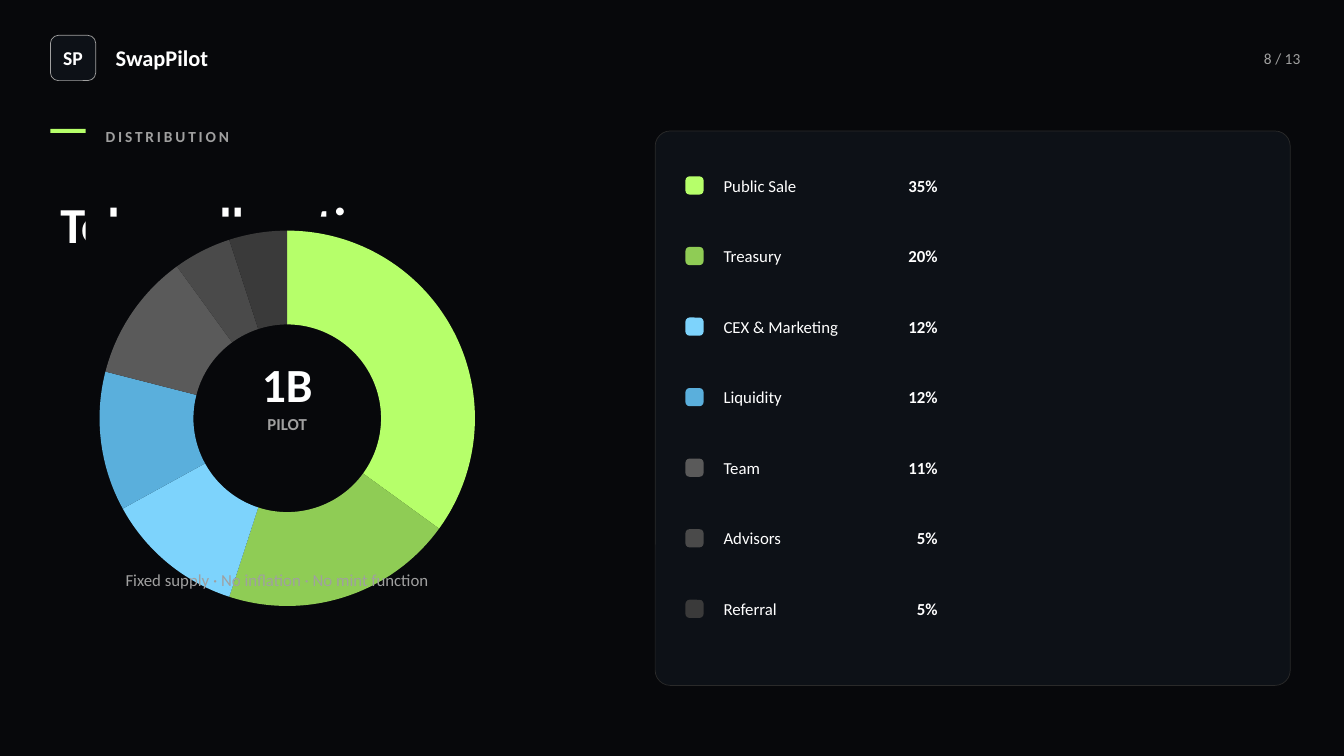
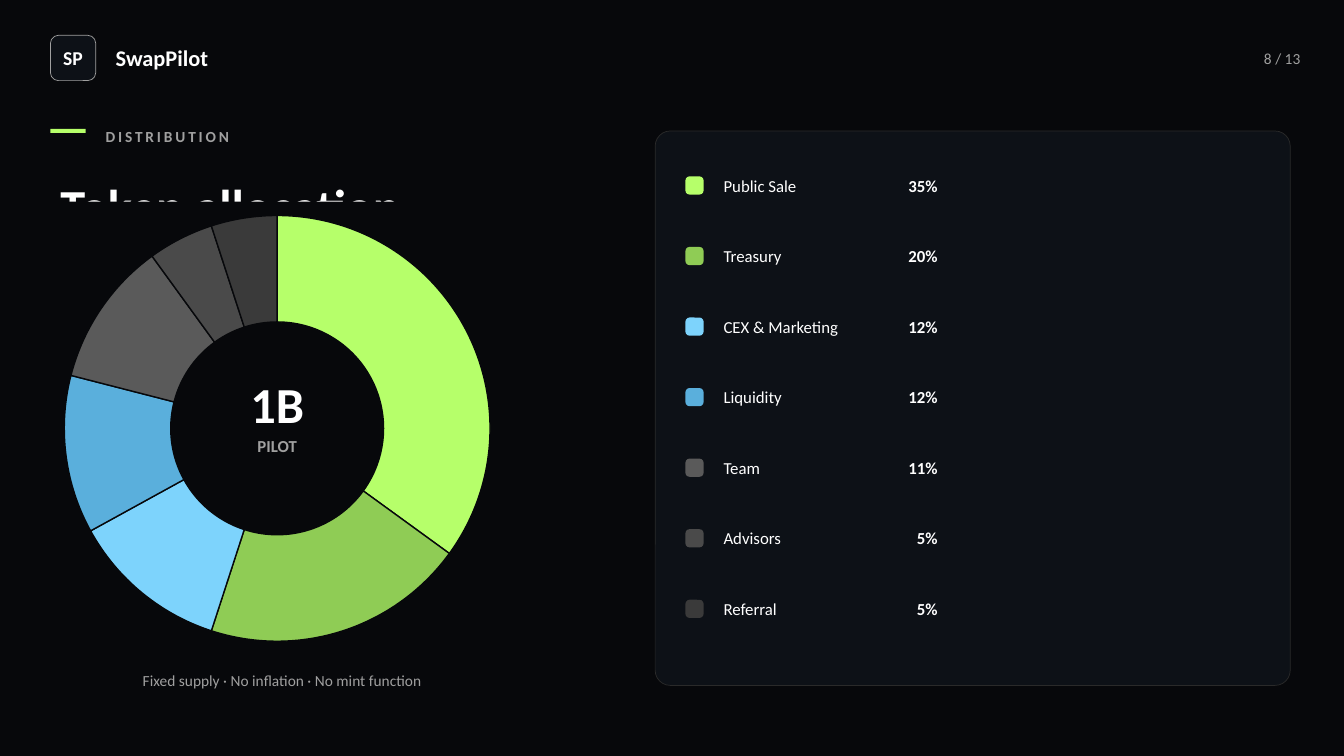
Before and after one commit to BacBacta/SwapPilot, a slide deck: slide 8 of pitch-deck/SwapPilot-Professional-PitchDeck.pptx. Drawn at 1344x756 pixels with LibreOffice and Linux fonts; fonts in the diff are those of the drawing. Boxes give left, top, right and bottom in pixels: in the first picture for what was removed or moved away, otherwise in the second. Text is boxed around its words. In the diff, an @@ line names an element or a change of style, - is before the commit and + after.

Commit message:
fix(pitch-deck): correct overlays slides 3/6/13 + fix allocation chart colors slide 8

```diff
--- a/pitch-deck/SwapPilot-Professional-PitchDeck.pptx
+++ b/pitch-deck/SwapPilot-Professional-PitchDeck.pptx
@@ text "Token allocation": place and size @@
-text "Token allocation" at [60, 207, 400, 255]
+text "Token allocation" at [60, 189, 400, 237]
@@ doughnut chart at [50, 202, 504, 655] @@
@@ hole size changed @@
@@ doughnut chart: place and size @@
-doughnut chart at [86, 217, 489, 620]
+doughnut chart at [50, 202, 504, 655]
@@ text "1B": place and size @@
-text "1B" at [262, 371, 313, 402]
+text "1B" at [250, 390, 304, 423]
@@ text "1B" at [250, 390, 304, 423]: size 34 to 36 pt @@
@@ text "PILOT": place and size @@
-text "PILOT" at [267, 419, 306, 430]
+text "PILOT" at [257, 441, 296, 452]
@@ text "Fixed supply · No inflation ...": place and size @@
-text "Fixed supply · No inflation ..." at [126, 572, 428, 590]
+text "Fixed supply · No inflation ..." at [143, 675, 421, 689]
@@ text "Fixed supply · No inflation ..." at [143, 675, 421, 689]: size 12 to 11 pt @@
```
Also in this commit, not shown: 9 other slides changed, 2 other files.
